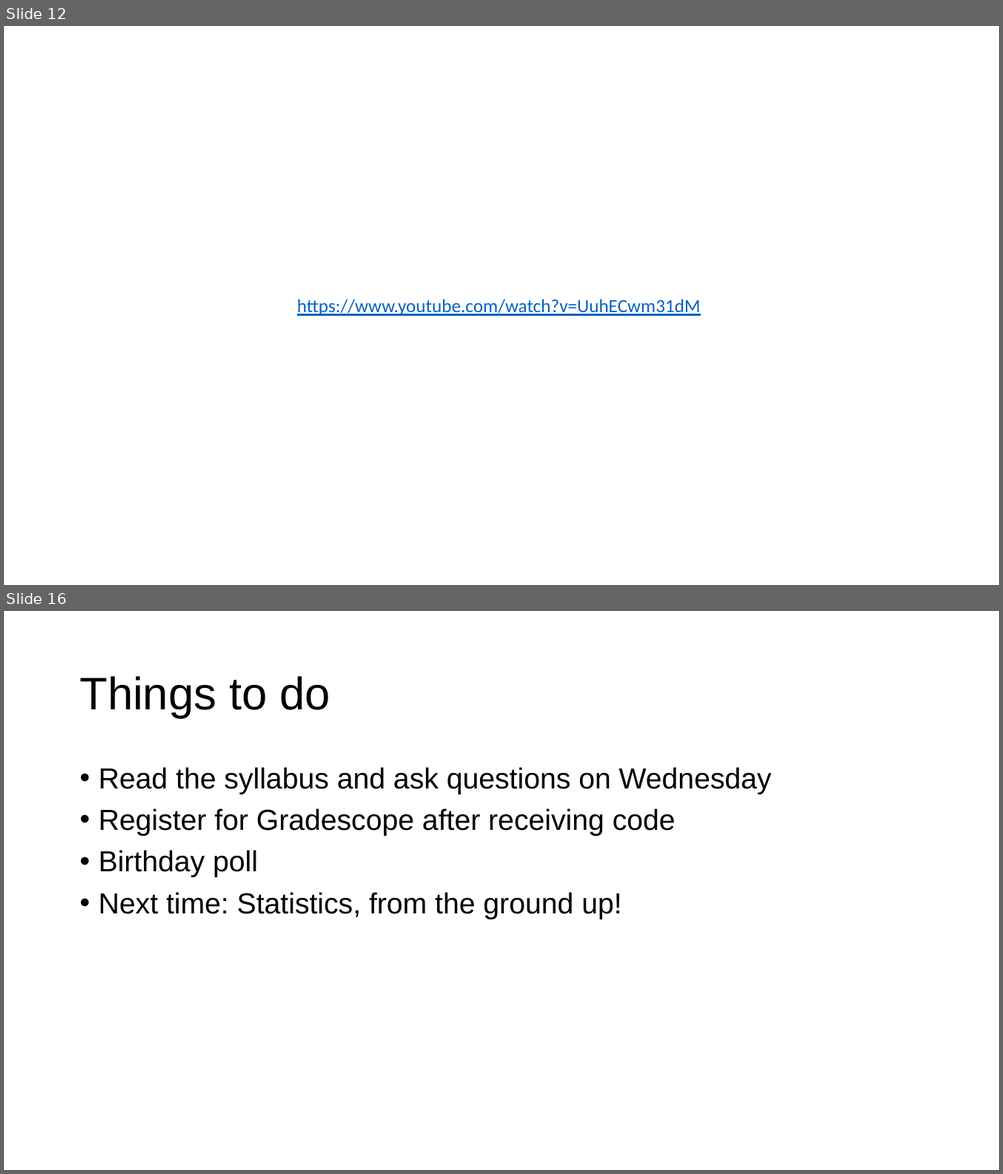
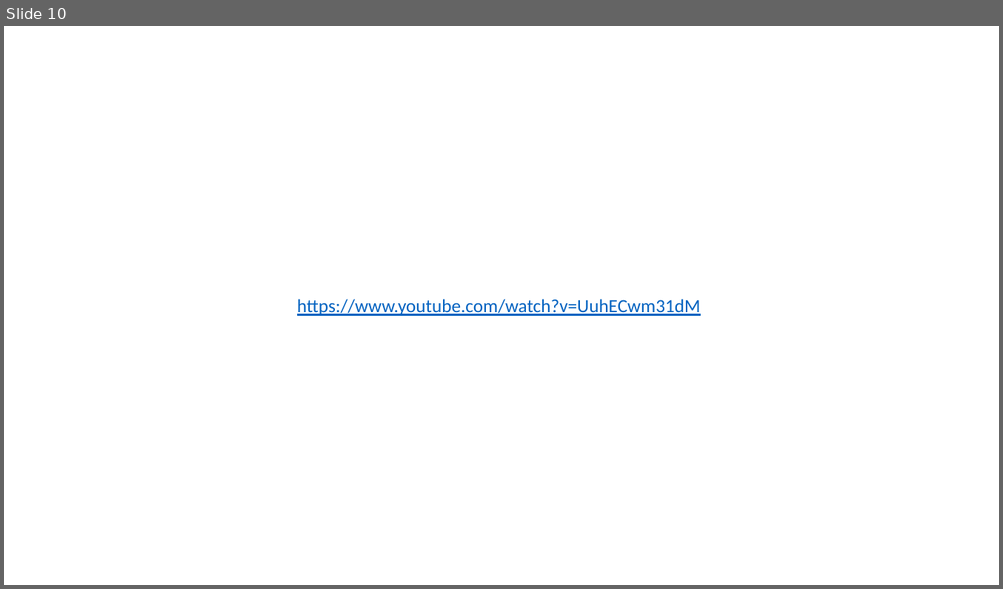
Before and after one commit to bioe498/bioe498.github.io, a slide deck: files/01_Introduction.pptx. Shown one above the other, each under a label of ours: slides 12 and 16 before the commit, slide 10 after it; the slides between them are not shown. The pictures are 1003x1174 and 1003x589 pixels, drawn with LibreOffice and Linux fonts; fonts in the diff are those of the drawing. Boxes give left, top, right and bottom in pixels: in the first picture for what was removed or moved away, otherwise in the second. Text is boxed around its words. In the diff, an @@ line names an element or a change of style, - is before the commit and + after.

```diff
--- a/files/01_Introduction.pptx
+++ b/files/01_Introduction.pptx
@@ slide 16 removed at (4, 611, 999, 1170), background #FFFFFF @@
@@ title removed at (79, 676, 330, 718) @@
-Things to do
@@ text removed at (99, 767, 771, 920) @@
-• Read the syllabus and ask questions on Wednesday
-• Register for Gradescope after receiving code
-• Birthday poll
-• Next time: Statistics, from the ground up!
@@ what was slide 12 is now slide 10 @@
```
Also in this commit, not shown: 5 slides changed, 1 slide added, 5 other slides removed, 1 other file.
